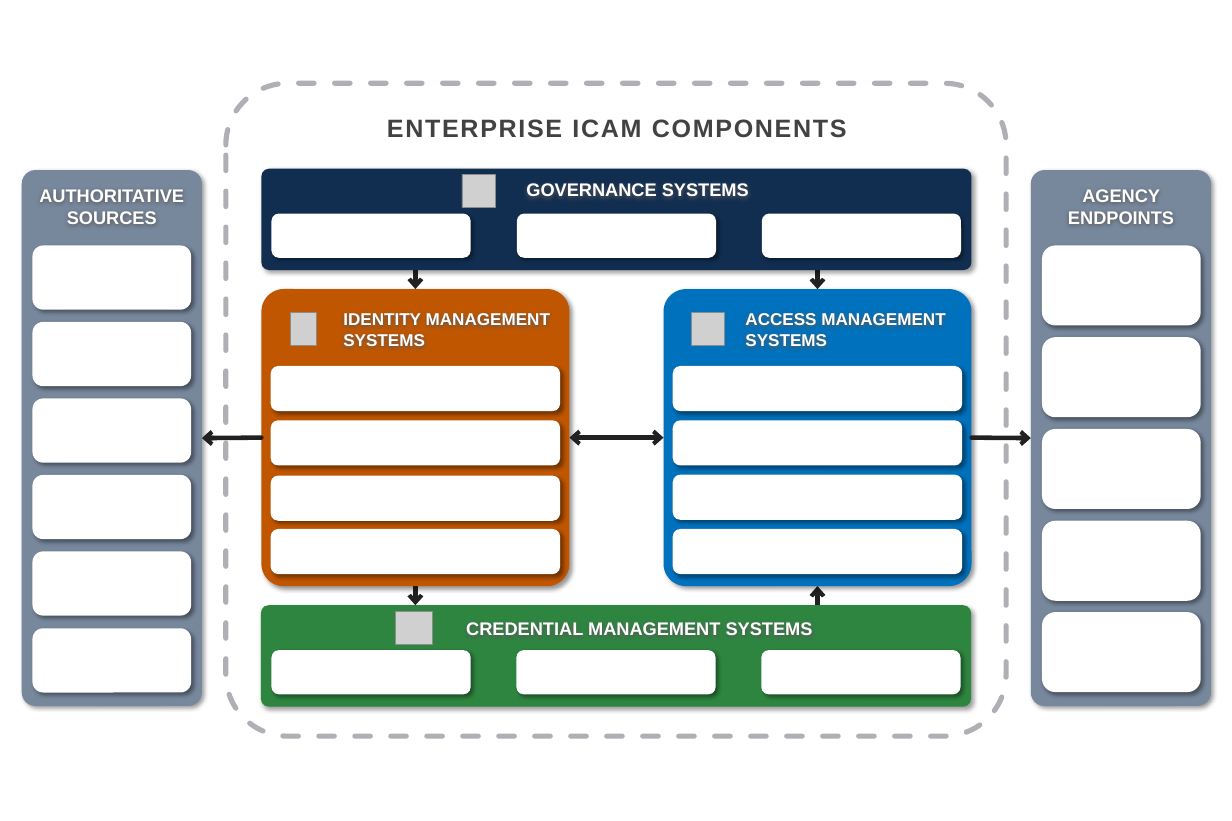
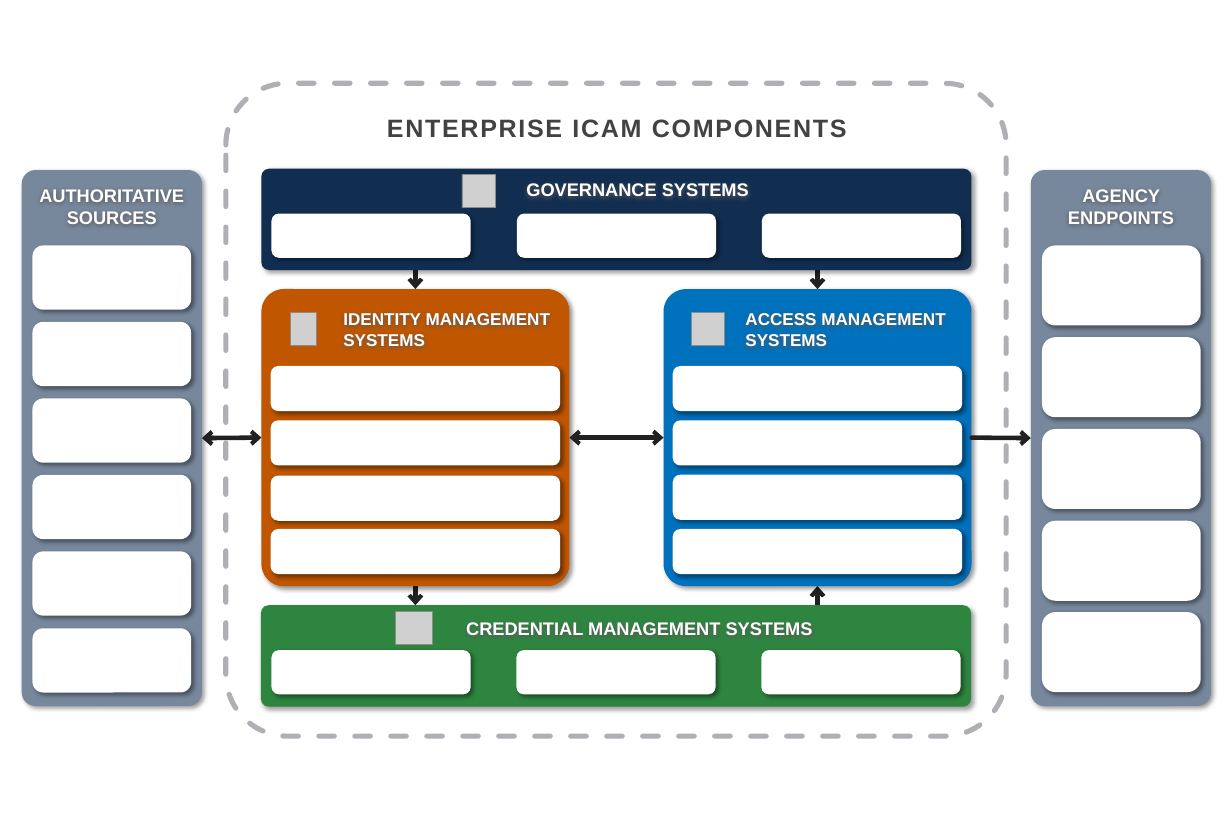
Before and after one commit to GSA/ficam-playbooks, a slide deck: slide 2 of assets/arch/Source_Images/ICAM-Components.pptx. Drawn at 1232x821 pixels with LibreOffice and Linux fonts; fonts in the diff are those of the drawing; grey boxes stand for pictures. Boxes give left, top, right and bottom in pixels: in the first picture for what was removed or moved away, otherwise in the second. Text is boxed around its words. In the diff, an @@ line names an element or a change of style, - is before the commit and + after.

```diff
--- a/assets/arch/Source_Images/ICAM-Components.pptx
+++ b/assets/arch/Source_Images/ICAM-Components.pptx
@@ arrow moved from (261, 438) - (202, 439) to (202, 439) - (261, 438) @@
@@ arrow (202, 439) - (261, 438): arrow to double arrow @@
```
Also in this commit, not shown: 1 other slide changed.
